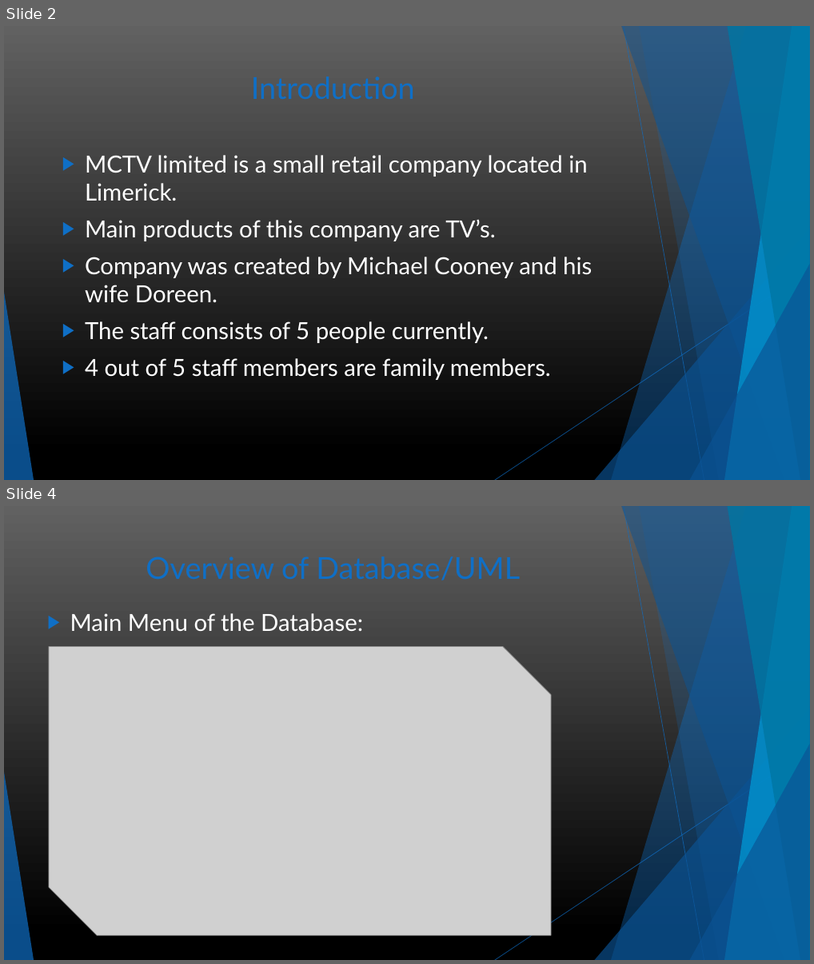
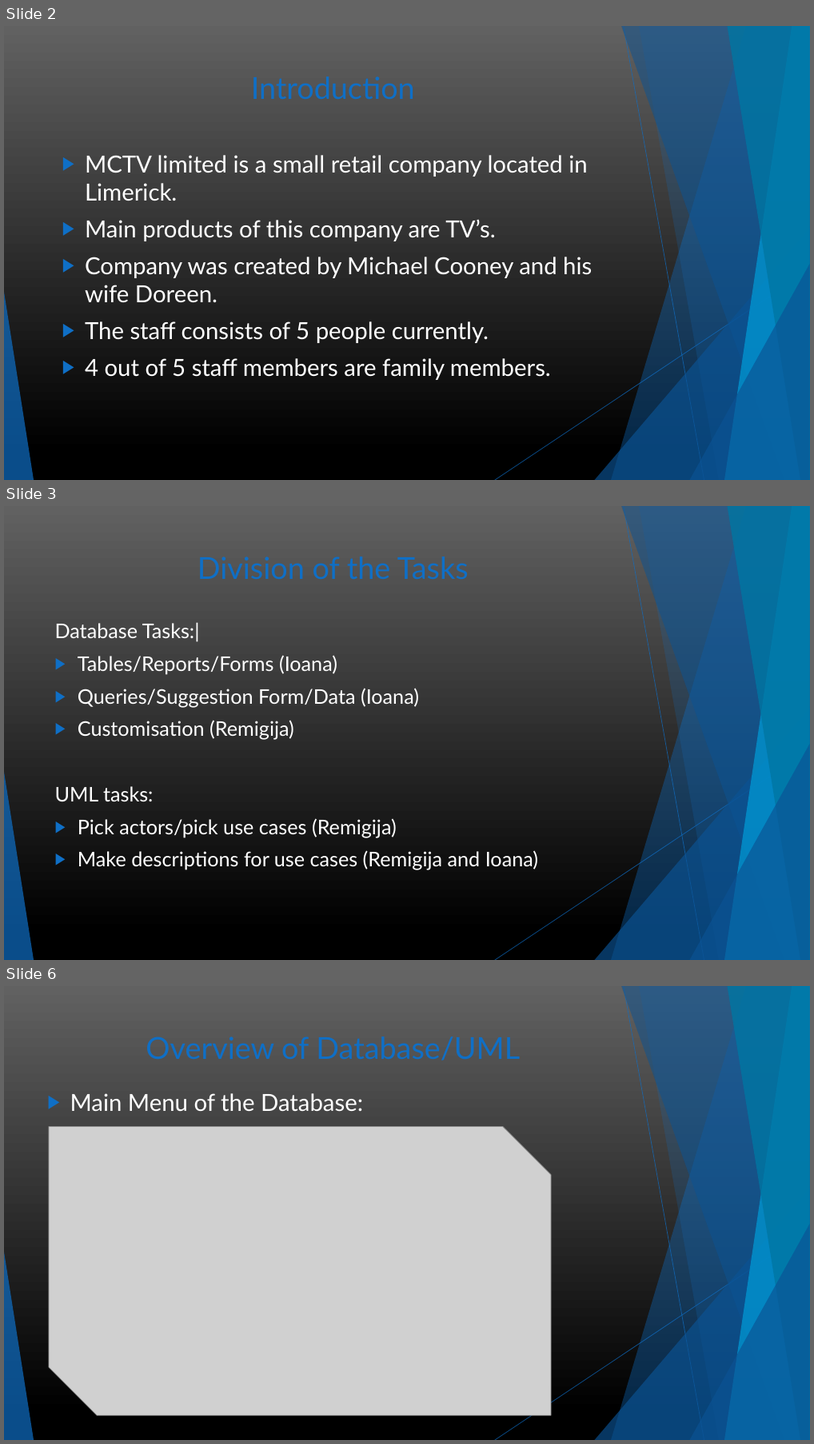
Before and after one commit to RemIgiYa/Project, a slide deck: MCTV Limited presentation.pptx. Shown one above the other, each under a label of ours: slides 2 and 4 before the commit, slides 2, 3 and 6 after it; the slides between them are not shown. The pictures are 814x964 and 814x1444 pixels, drawn with LibreOffice and Linux fonts; fonts in the diff are those of the drawing; grey boxes stand for pictures. Boxes give left, top, right and bottom in pixels: in the first picture for what was removed or moved away, otherwise in the second. Text is boxed around its words. In the diff, an @@ line names an element or a change of style, - is before the commit and + after.

```diff
--- a/MCTV Limited presentation.pptx
+++ b/MCTV Limited presentation.pptx
@@ slide 3 added at <box>4,506,810,960</box>, background gradient #616161 to #000000; not listed: 10 template elements that a slide beside it also shows @@
@@ title added at <box>198,556,469,579</box>, 36 pt, text #0F6FC6 @@
+Division of the Tasks
@@ text added at <box>55,622,538,870</box>, 24 pt, text #FFFFFF @@
+Database Tasks:|
+▶ Tables/Reports/Forms (Ioana)
+▶ Queries/Suggestion Form/Data (Ioana)
+▶ Customisation (Remigija)
+UML tasks:
+▶ Pick actors/pick use cases (Remigija)
+▶ Make descriptions for use cases (Remigija and Ioana)
@@ what was slide 4 is now slide 6 @@
```
Also in this commit, not shown: 1 slide changed, 1 other slide added.
